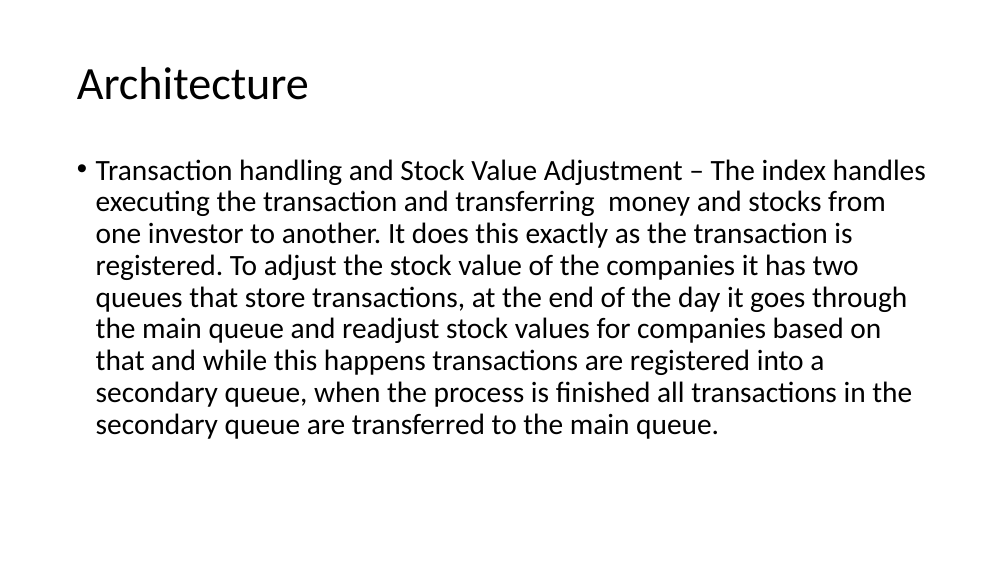
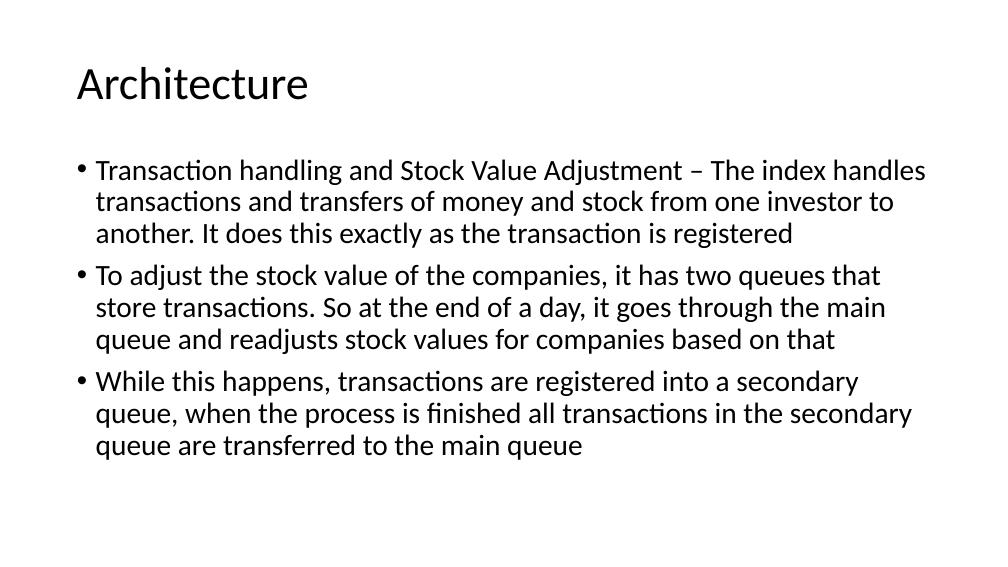
Before and after one commit to Antypurus/AIAD, a slide deck: slide 7 of docs/Presentation1.pptx. Drawn at 1008x567 pixels with LibreOffice and Linux fonts; fonts in the diff are those of the drawing. Boxes give left, top, right and bottom in pixels: in the first picture for what was removed or moved away, otherwise in the second. Text is boxed around its words. In the diff, an @@ line names an element or a change of style, - is before the commit and + after.

Commit message:
More work

```diff
--- a/docs/Presentation1.pptx
+++ b/docs/Presentation1.pptx
@@ text at (96,159,926,460): text changed @@
-• Transaction handling and Stock Value Adjustment – The index handles executing the transaction and transferring money and stocks from one investor to another. It does this exactly as the transaction is registered. To adjust the stock value of the companies it has two queues that store transactions, at the end of the day it goes through the main queue and readjust stock values for companies based on that and while this happens transactions are registered into a secondary queue, when the process is finished all transactions in the secondary queue are transferred to the main queue.
+• Transaction handling and Stock Value Adjustment – The index handles transactions and transfers of money and stock from one investor to another. It does this exactly as the transaction is registered
+• To adjust the stock value of the companies, it has two queues that store transactions. So at the end of a day, it goes through the main queue and readjusts stock values for companies based on that
+• While this happens, transactions are registered into a secondary queue, when the process is finished all transactions in the secondary queue are transferred to the main queue
```
Also in this commit, not shown: 5 other slides changed.
